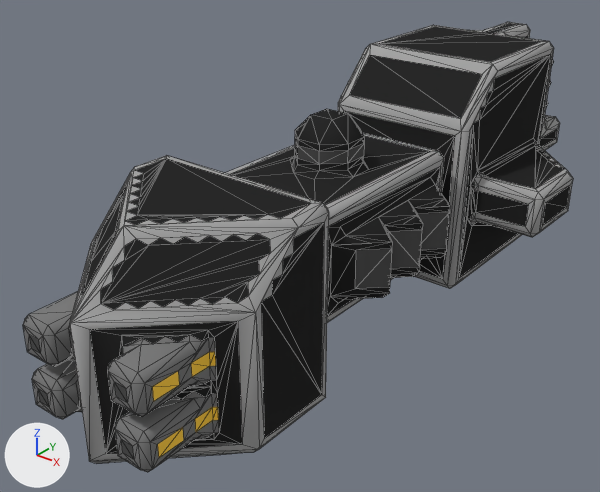
Before and after pictures for a commit that changed the OBJ model src/jsMain/resources/meshes/mechyrdia-2-sica-class.obj.
Both versions are drawn from a 50 mm camera at (35.7, -51.7, 35.1) aimed at (-2.3, -4.2, 5.7). The axes (+X, +Y, +Z) are drawn at lower left. The lights are the same throughout. Mesh edges are drawn as thin lines. Where no turn or scale is listed for an object, it has been applied to the vertices.

The first picture shows 'mechyrdia-2-sica-class'.
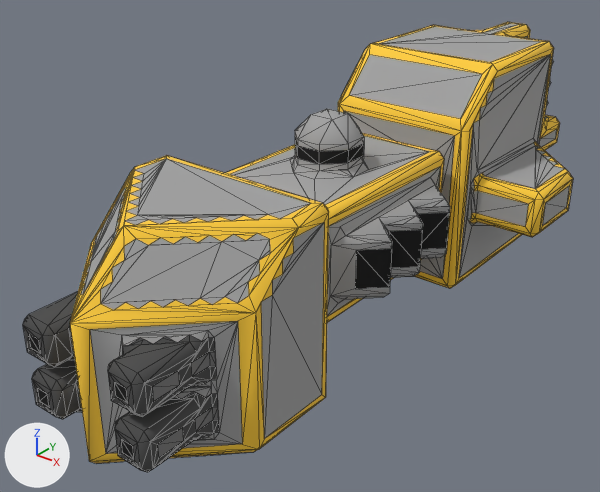
Location of each change, (x1, y1, x2, y2) in pixels of the pictures (600 x 492 px; the box of a moved part takes in the faces that stretch with it):
part 1 of me_mechyrdia_2_sica_class, moved or reshaped: before (90, 174, 247, 463); after (77, 168, 270, 461)
part 2 of me_mechyrdia_2_sica_class, moved or reshaped (not visible afterwards): before (462, 65, 498, 129)
part 3 of me_mechyrdia_2_sica_class, moved or reshaped: before (350, 116, 362, 133); after (323, 170, 352, 177)
part 4 of me_mechyrdia_2_sica_class, surface changed: (23, 22, 573, 472) in both

The change, as a diff of the scene's bpy script:
```diff
--- a/src/jsMain/resources/meshes/mechyrdia-2-sica-class.obj.py
+++ b/src/jsMain/resources/meshes/mechyrdia-2-sica-class.obj.py
@@ me_mechyrdia_2_sica_class @@
 # used by ob_mechyrdia_2_sica_class; location = (0.0, 0.0, 0.0)
-me_mechyrdia_2_sica_class.from_pydata(...)  # 1379 vertices, 2514 faces; spans x -12.5..12.5, y -28.0..28.0, z 0.0..19.0
+me_mechyrdia_2_sica_class.from_pydata(...)  # 1381 vertices, 2515 faces; spans x -12.5..12.5, y -28.0..28.0, z 0.0..19.0
+# me_mechyrdia_2_sica_class part 1: 2 vertices moved within x 3.7..4.0, y -24.5..-24.3, z 1.7..5.7; 7 vertices removed from x -6.8..3.0, y -25.3..-18.3, z 0.0..15.0; 10 vertices added at x -6.0..6.8, y -26.5..-17.5, z 0.5..15.0
+# me_mechyrdia_2_sica_class part 2: 4 vertices removed from x -11.5..6.0, y 7.5..24.5, z 4.0..17.0; 3 vertices added at x -2.0..10.5, y 16.5..24.5, z 5.0..17.0
+# me_mechyrdia_2_sica_class part 3: 1 vertex removed from x 1.0, y -2.0, z 16.5; 1 vertex added at x 2.0, y -5.0, z 13.5
+# me_mechyrdia_2_sica_class part 4: 2195 kept faces spanning x -12.5..12.5, y -28.0..28.0, z 0.0..19.0 get new texture (UV) coordinates
 me_mechyrdia_2_sica_class.materials.append(mat_mechyrdia_2_sica_class)
```
